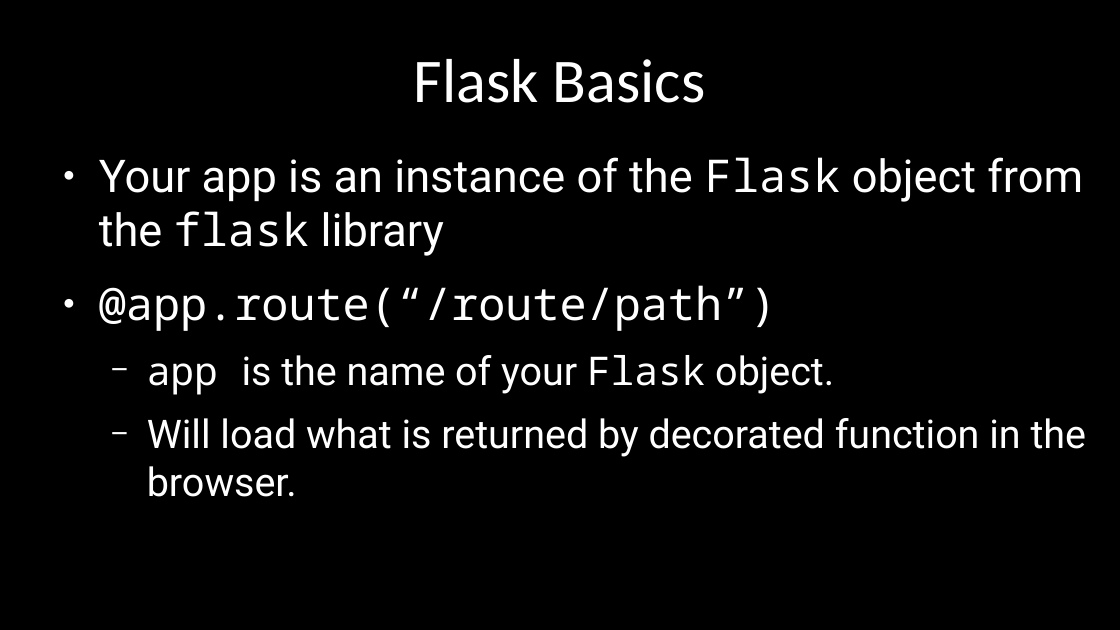
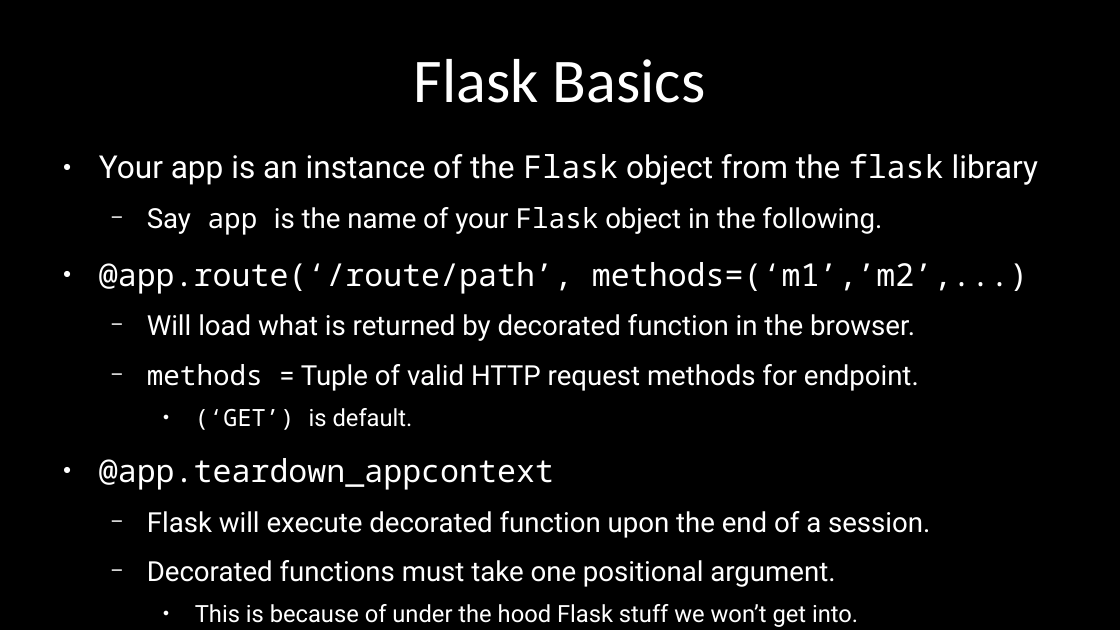
Before and after one commit to alexacallmebaka/htmlflasksql, a slide deck: slide 55 of slides/deck.odp. Drawn at 1120x630 pixels with LibreOffice and Linux fonts; fonts in the diff are those of the drawing. Boxes give left, top, right and bottom in pixels: in the first picture for what was removed or moved away, otherwise in the second. Text is boxed around its words. In the diff, an @@ line names an element or a change of style, - is before the commit and + after.

Commit message:
finished deck

```diff
--- a/slides/deck.odp
+++ b/slides/deck.odp
@@ text at [99,153,1038,341]: size 32 to 22.4 pt in "Your app is an instance of the ..."; size 28 to 19.6 pt in "Will load what is returned by decorated ..." @@
@@ text at [99,207,1028,294]: text changed; size 28 to 22.4 pt @@
-● @app.route(“/route/path”)
-  − app is the name of your Flask object.
+  − Say app is the name of your Flask object in the following.
+● @app.route(‘/route/path’, methods=(‘m1’,’m2’,...)
@@ text at [99,364,930,627]: paragraphs added @@
+  − methods = Tuple of valid HTTP request methods for endpoint.
+    ● (‘GET’) is default.
+● @app.teardown_appcontext
+  − Flask will execute decorated function upon the end of a session.
+  − Decorated functions must take one positional argument.
+    ● This is because of under the hood Flask stuff we won’t get into.
```
Also in this commit, not shown: 3 other slides changed, 19 slides added, 3 slides removed, 1 other file.
